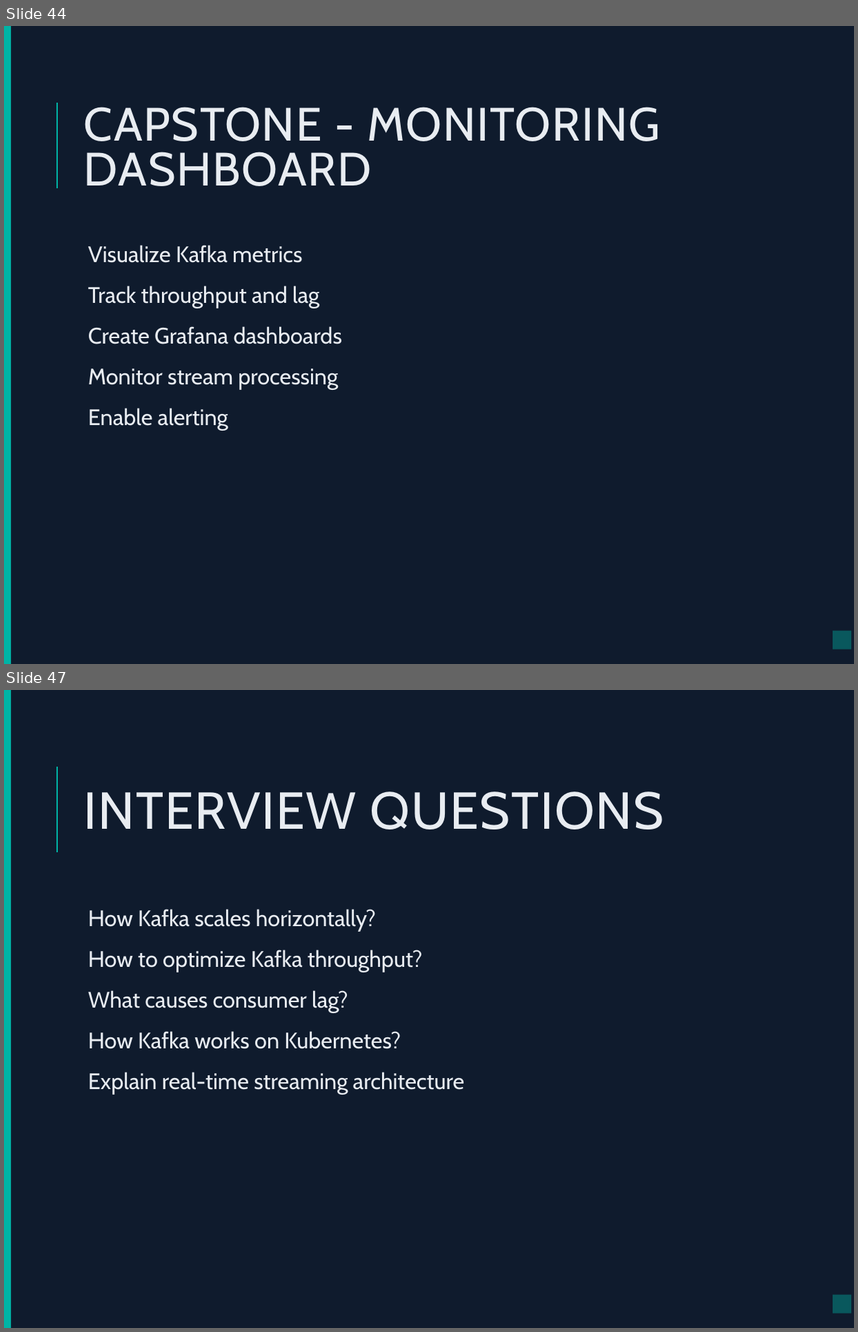
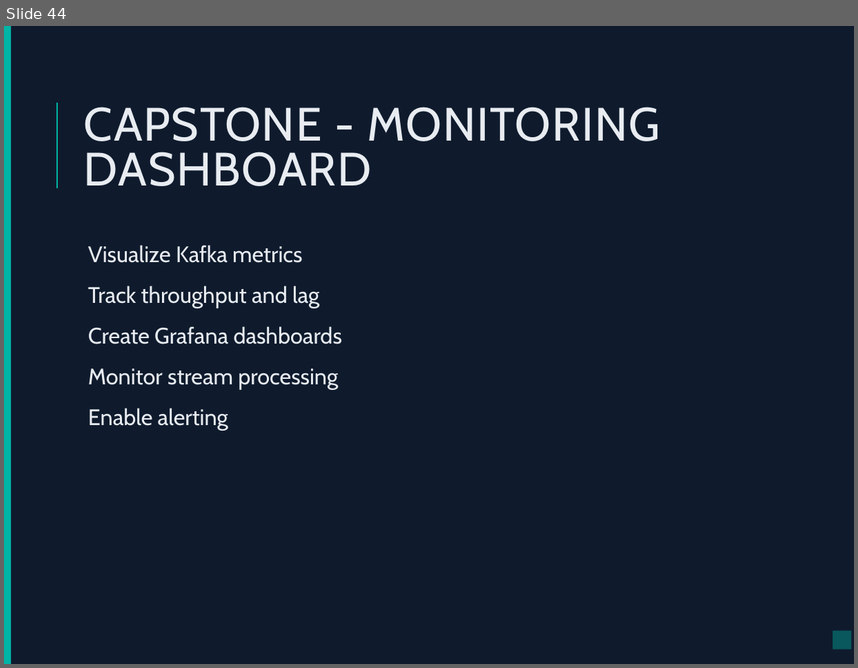
Before and after one commit to vikash-verma-profile/Kafka-May-2026-M, a slide deck: Day-10/Kafka_cap.pptx. Shown one above the other, each under a label of ours: slides 44 and 47 before the commit, slide 44 after it; the slides between them are not shown. The pictures are 858x1332 and 858x668 pixels, drawn with LibreOffice and Linux fonts; fonts in the diff are those of the drawing. Boxes give left, top, right and bottom in pixels: in the first picture for what was removed or moved away, otherwise in the second. Text is boxed around its words. In the diff, an @@ line names an element or a change of style, - is before the commit and + after.

```diff
--- a/Day-10/Kafka_cap.pptx
+++ b/Day-10/Kafka_cap.pptx
@@ slide 47 removed at bbox=[4, 690, 854, 1328], background #0F1B2D; not listed: 3 template elements that a slide beside it also shows @@
@@ title removed at bbox=[84, 791, 664, 829] @@
-INTERVIEW QUESTIONS
@@ text removed at bbox=[88, 909, 464, 1094] @@
-  How Kafka scales horizontally?
-  How to optimize Kafka throughput?
-  What causes consumer lag?
-  How Kafka works on Kubernetes?
-  Explain real-time streaming architecture
```
Also in this commit, not shown: 3 other slides removed.
